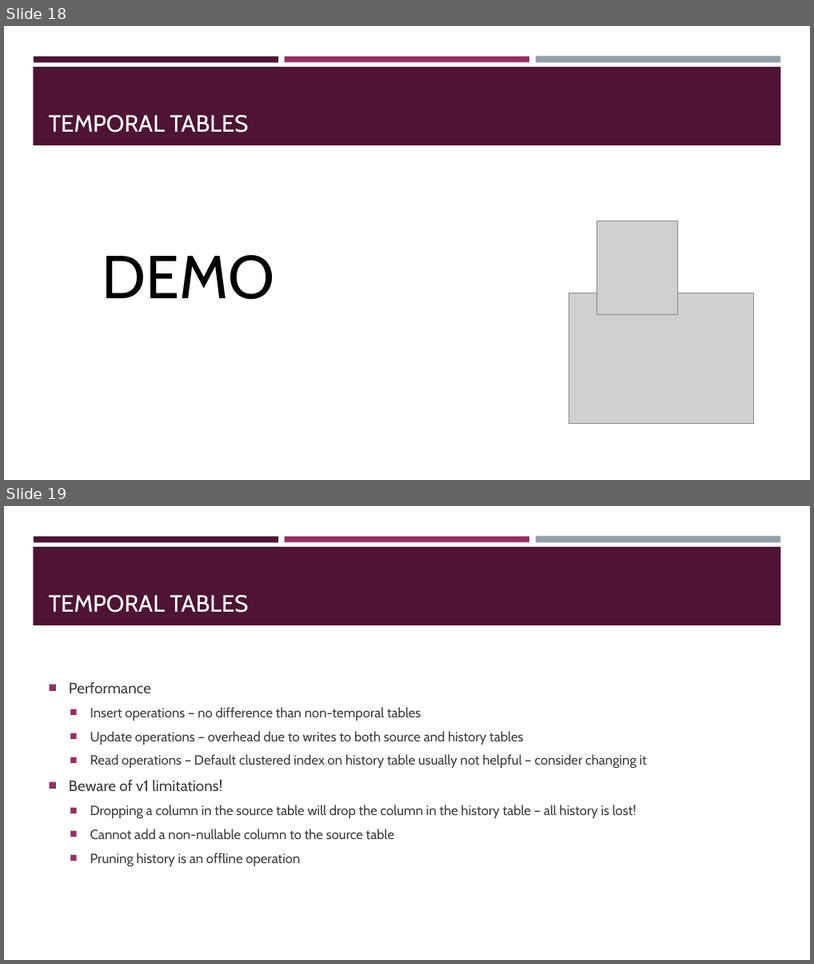
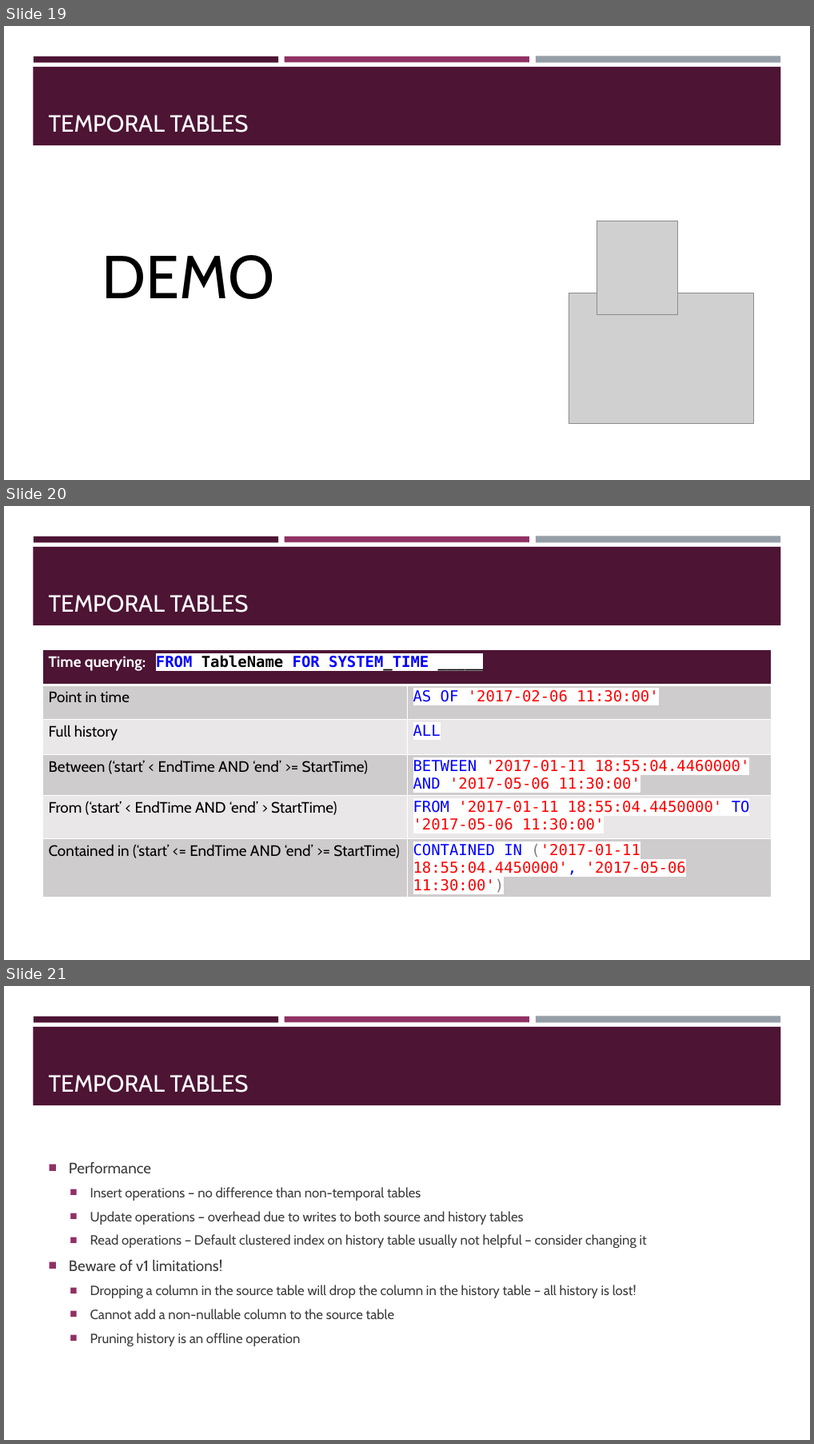
Before and after one commit to sqltran/SevenAwesomeSQLFeatures, a slide deck: AwesomeFreeSQLServerFeatures.pptx. Shown one above the other, each under a label of ours: slides 18 and 19 before the commit, slides 19, 20 and 21 after it. The pictures are 814x964 and 814x1444 pixels, drawn with LibreOffice and Linux fonts; fonts in the diff are those of the drawing; grey boxes stand for pictures. Boxes give left, top, right and bottom in pixels: in the first picture for what was removed or moved away, otherwise in the second. Text is boxed around its words. In the diff, an @@ line names an element or a change of style, - is before the commit and + after.

```diff
--- a/AwesomeFreeSQLServerFeatures.pptx
+++ b/AwesomeFreeSQLServerFeatures.pptx
@@ slide 20 added at <box>4,506,810,960</box>, background #FFFFFF; not listed: 4 template elements that a slide beside it also shows @@
@@ title added at <box>49,595,249,612</box>, 28 pt, text #FFFFFF @@
+TEMPORAL TABLES
@@ table added at <box>42,650,772,900</box>, 6 rows, 2 columns @@
+Time querying: FROM TableName FOR SYSTEM_TIME _____ | 
+Point in time | AS OF '2017-02-06 11:30:00'
+Full history | ALL
+Between (‘start’ < EndTime AND ‘end’ >= StartTime) | BETWEEN '2017-01-11 18:55:04.4460000' AND '2017-05-06 11:30:00'
+From (‘start’ < EndTime AND ‘end’ > StartTime) | FROM '2017-01-11 18:55:04.4450000' TO '2017-05-06 11:30:00'
+Contained in (‘start’ <= EndTime AND ‘end’ >= StartTime) | CONTAINED IN ('2017-01-11 18:55:04.4450000', '2017-05-06 11:30:00')
@@ what was slide 18 is now slide 19 @@
@@ what was slide 19 is now slide 21 @@
```
Also in this commit, not shown: 1 slide changed, 1 other slide added.
